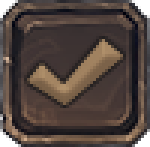
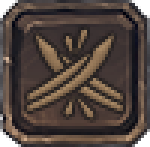
Revision of a layered 150px x 147px image; what changed, layer by layer:
added layer "Layer 25" above "Attack Icon Rest" over [27, 27, 123, 120]
hid "Layer 21" over [27, 39, 123, 105]
